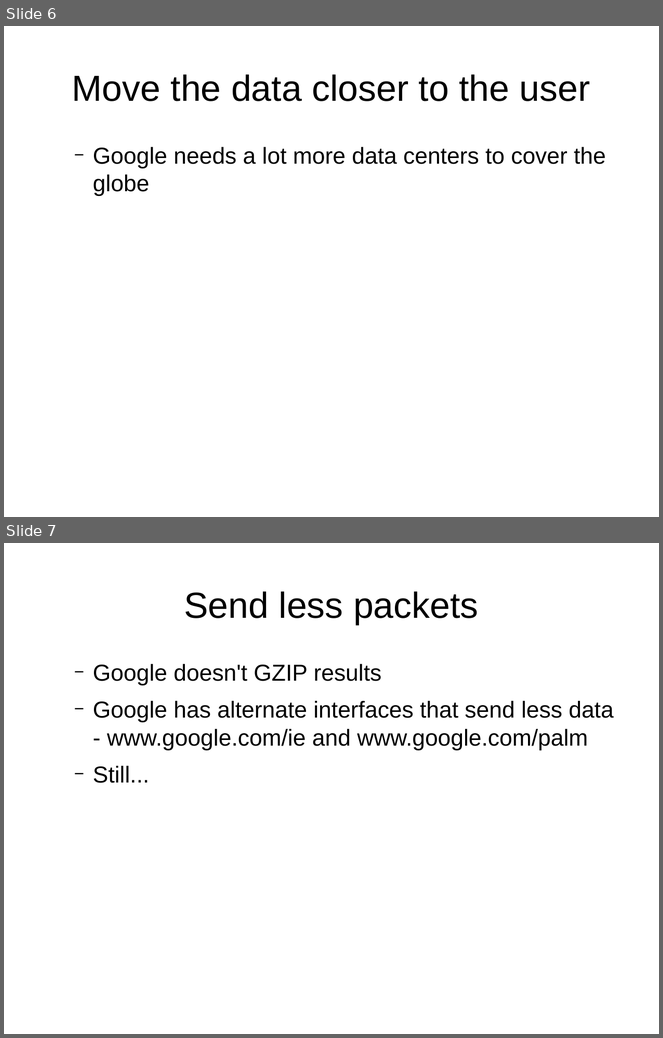
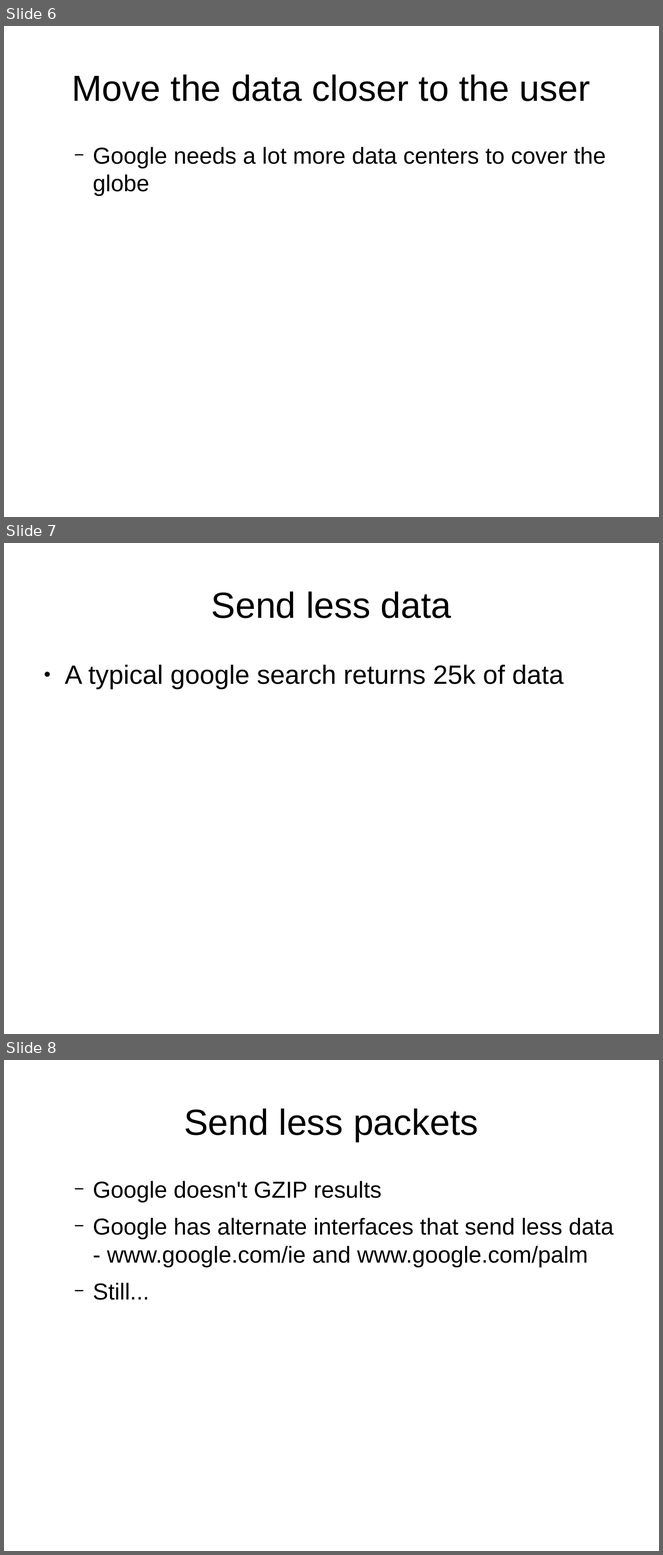
Before and after one commit to dtaht/Gnugol, a slide deck: doc/gnugol.odp. Shown one above the other, each under a label of ours: slides 6 and 7 before the commit, slides 6, 7 and 8 after it. The pictures are 663x1038 and 663x1555 pixels, drawn with LibreOffice and Linux fonts; fonts in the diff are those of the drawing. Boxes give left, top, right and bottom in pixels: in the first picture for what was removed or moved away, otherwise in the second. Text is boxed around its words. In the diff, an @@ line names an element or a change of style, - is before the commit and + after.

```diff
--- a/doc/gnugol.odp
+++ b/doc/gnugol.odp
@@ slide 7 added at <box>4,543,659,1034</box>, background #FFFFFF @@
@@ title added at <box>211,591,452,618</box>, 44 pt, text #000000 @@
+Send less data
@@ text added at <box>65,665,564,690</box>, 32 pt, text #000000 @@
+● A typical google search returns 25k of data
@@ what was slide 7 is now slide 8 @@
```
Also in this commit, not shown: 6 slides changed, 4 other slides added, 1 slide removed.
